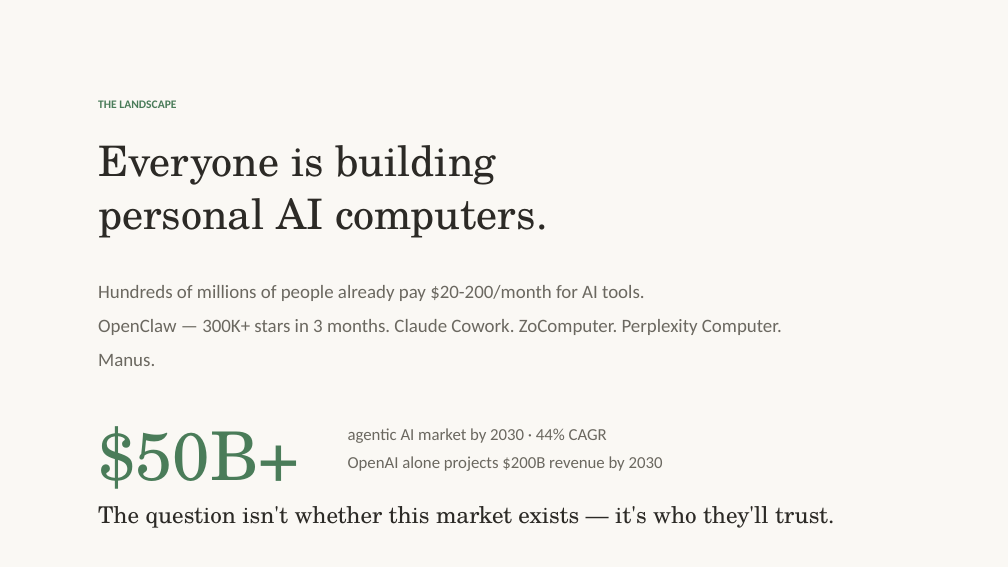
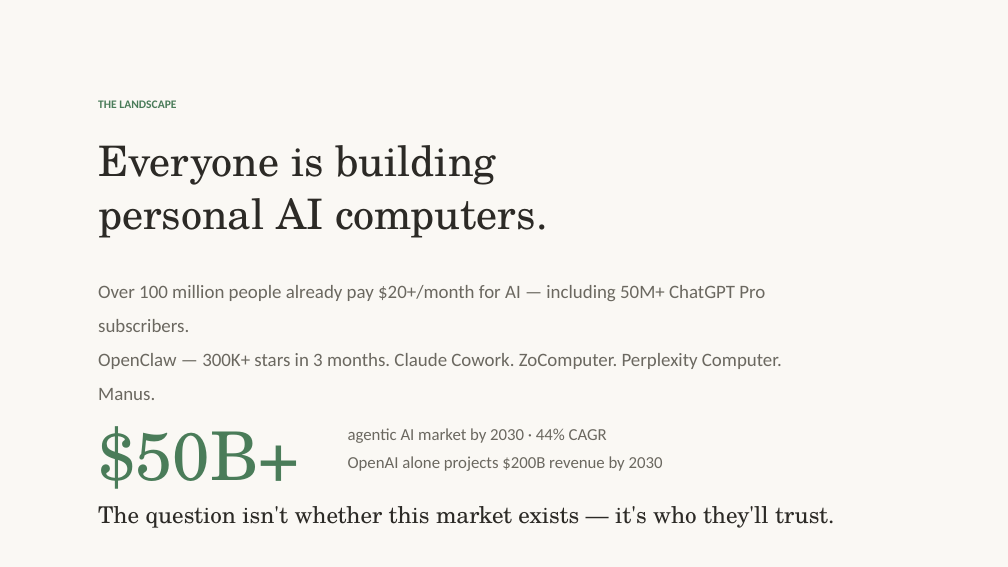
Before and after one commit to OpenParachutePBC/parachute-computer, a slide deck: slide 2 of nvc-pitch-deck.pptx. Drawn at 1008x567 pixels with LibreOffice and Linux fonts; fonts in the diff are those of the drawing. Boxes give left, top, right and bottom in pixels: in the first picture for what was removed or moved away, otherwise in the second. Text is boxed around its words. In the diff, an @@ line names an element or a change of style, - is before the commit and + after.

```diff
--- a/nvc-pitch-deck.pptx
+++ b/nvc-pitch-deck.pptx
@@ text at (x1=98, y1=285, x2=782, y2=400): text changed @@
-Hundreds of millions of people already pay $20-200/month for AI tools.
-OpenClaw — 300K+ stars in 3 months. Claude Cowork. ZoComputer. Perplexity Computer. Manus.
+Over 100 million people already pay $20+/month for AI — including 50M+ ChatGPT Pro subscribers.
+OpenClaw — 300K+ stars in 3 months. Claude Cowork. ZoComputer. Perplexity Computer. Manus.
```
Also in this commit, not shown: 5 other slides changed, 4 other files.
